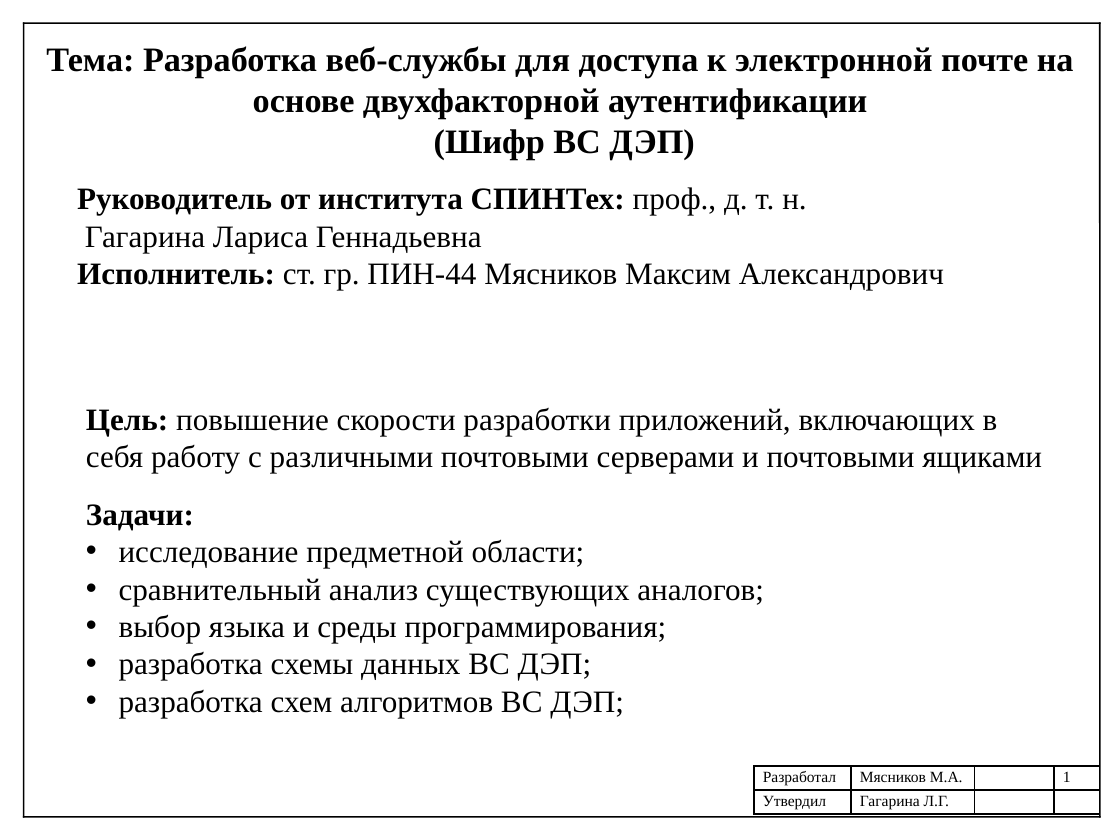
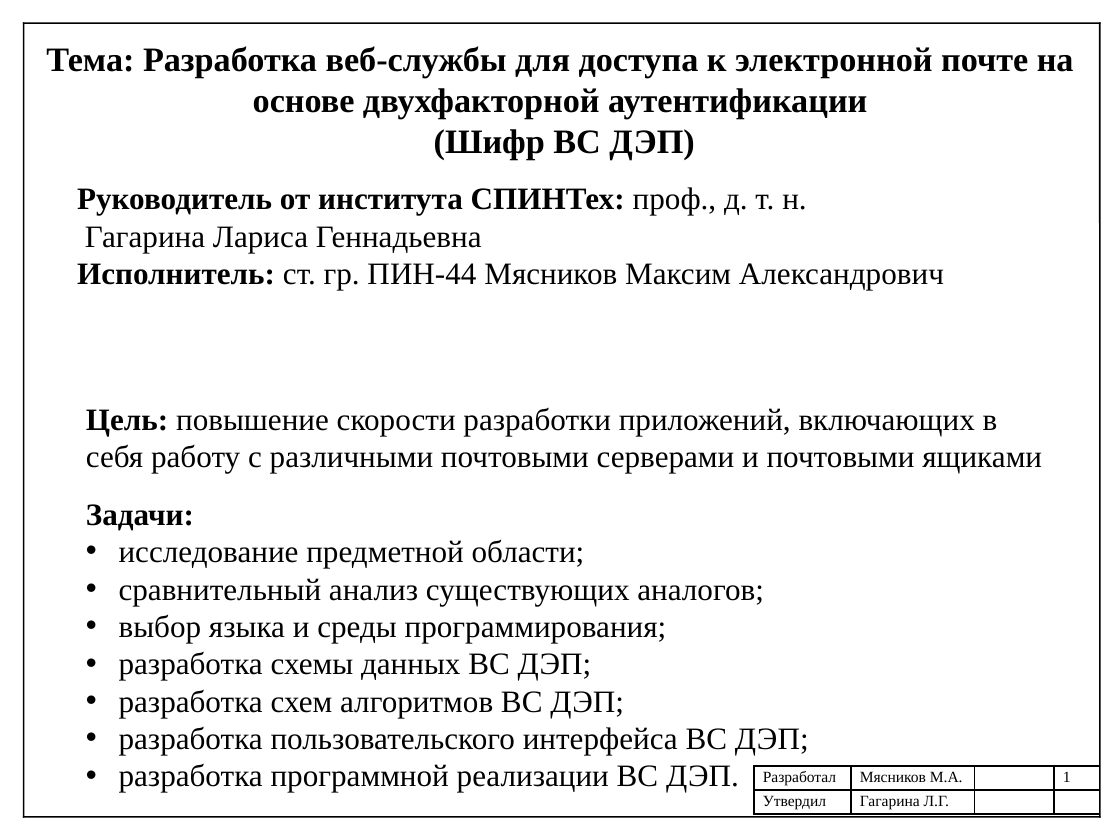
Before and after one commit to mJaJksJ/VCR, a slide deck: slide 1 of Технологическая практика/Презентация отчета.pptx. Drawn at 1120x840 pixels with LibreOffice and Linux fonts; fonts in the diff are those of the drawing. Boxes give left, top, right and bottom in pixels: in the first picture for what was removed or moved away, otherwise in the second. Text is boxed around its words. In the diff, an @@ line names an element or a change of style, - is before the commit and + after.

```diff
--- a/Технологическая практика/Презентация отчета.pptx
+++ b/Технологическая практика/Презентация отчета.pptx
@@ text at <box>119,726,809,792</box>: paragraphs added @@
+• разработка пользовательского интерфейса ВС ДЭП;
+• разработка программной реализации ВС ДЭП.
```
Also in this commit, not shown: 2 other slides changed, 4 other files.
